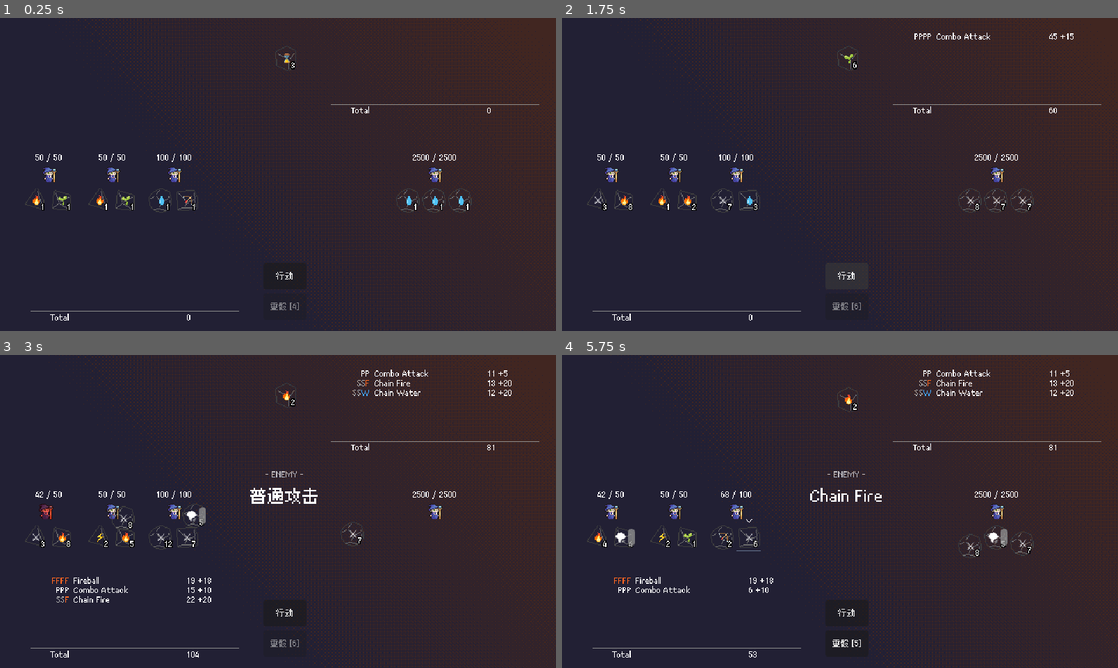
Above: before the commit, frames 1-4 (two rows, left to right).
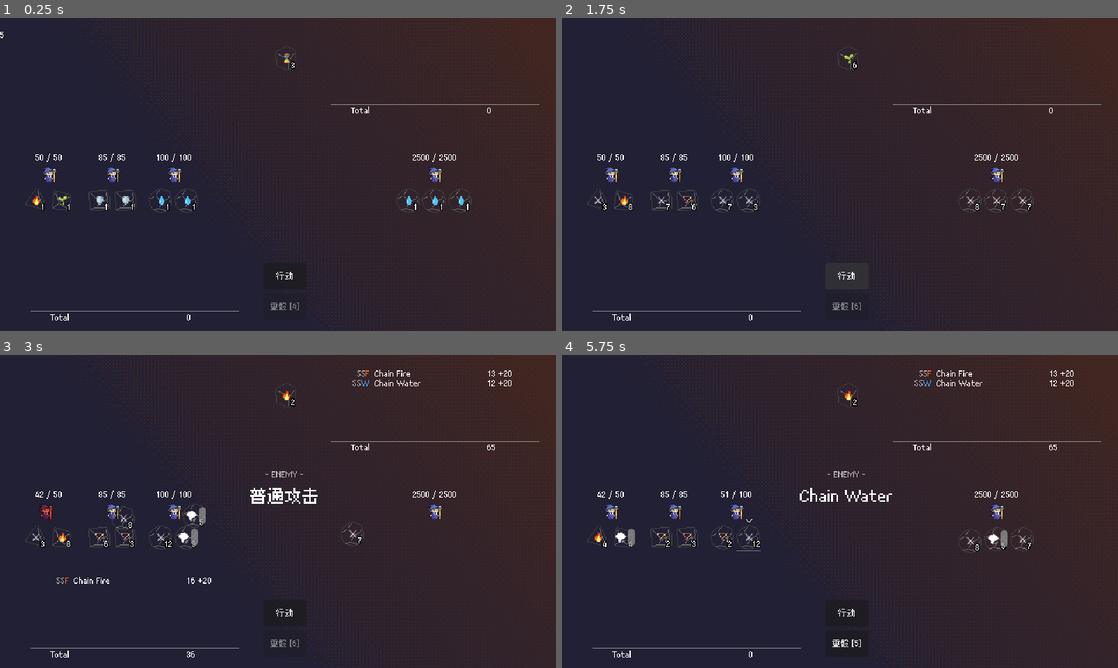
Above: after the commit, the same moments.

Repository: betairylia/DiceQuestPro
Game: Godot game, scene res://Prototyping/Prototype.tscn
Two runs of this game, one before a commit and one after it. Both use one fixed random seed, a clock stepped at 60 frames per second and the inputs below.
Inputs (mouse positions are in pixels of both pictures, inside the frame that each line leads up to):
- Up to frame 1 (0.25 s): no input
- Up to frame 2 (1.75 s): click "行动" at 0.5 s; click "行动" at 1.25 s
- Up to frame 3 (3 s): click "行动" at 2 s; move the mouse to (172, 492) at 2.77 s; click (172, 492) at 2.92 s
- Up to frame 4 (5.75 s): move the mouse to (723, 542) at 3.52 s; click (723, 542) at 3.67 s; click "重骰 [6]" at 4.25 s; move the mouse to (751, 542) at 5.02 s; click (751, 542) at 5.17 s

The runs differ from the first frame. In frame 1, 0.4% of the frame differs, in the area x 0-36%, y 4-63%; in frame 2, 0.5%; in frame 3, 0.9%; in frame 4, 1.6%, in the area x 9-92%, y 4-97%.

Commit message:
Checkpoint before popup text on damage/heal implementation
Co-Authored-By: Claude Opus 4.6 <noreply@anthropic.com>

Diff:
--- a/DataSheets/spells-Symbols.csv
+++ b/DataSheets/spells-Symbols.csv
@@ -8,4 +8,4 @@
 🌱,N
 👼,R
 ,
-⚪,P
+⚪,p
--- /dev/null
+++ b/Prototyping/Data/ElfArcherD10.tres
@@ -0,0 +1,9 @@
+[gd_resource type="Resource" script_class="DiceData" format=3 uid="uid://bb8jmruf03vix"]
+
+[ext_resource type="Script" uid="uid://dl5xgr47sh7i" path="res://Source/Core/Structs/dice_data.gd" id="1_fo27d"]
+
+[resource]
+script = ExtResource("1_fo27d")
+type = 3
+elements = Array[int]([9, 1, 1, 6, 9, 1, 0, 11, 13, 1])
+metadata/_custom_type_script = "uid://dl5xgr47sh7i"
--- a/Prototyping/Data/Fighter.tres
+++ b/Prototyping/Data/Fighter.tres
@@ -5,16 +5,9 @@
 [ext_resource type="Script" uid="uid://crdy3x714y4kr" path="res://Source/Core/Structs/mob_data.gd" id="2_b0ned"]
 [ext_resource type="Resource" uid="uid://c87emhw172smo" path="res://Prototyping/Data/ReviveD8.tres" id="3_75faw"]
 
-[sub_resource type="Resource" id="Resource_75faw"]
-script = ExtResource("1_vf382")
-type = 3
-digits = Array[int]([1, 2, 3, 4, 5, 6, 7, 8, 9, 10])
-elements = Array[int]([1, 0, 3, 1, 5, 0, 0, 1, 0, 0])
-metadata/_custom_type_script = "uid://dl5xgr47sh7i"
-
 [resource]
 script = ExtResource("2_b0ned")
 max_health = 100
-alive_dice = Array[ExtResource("1_vf382")]([ExtResource("2_75faw"), SubResource("Resource_75faw")])
+alive_dice = Array[ExtResource("1_vf382")]([ExtResource("2_75faw"), ExtResource("2_75faw")])
 dead_dice = Array[ExtResource("1_vf382")]([ExtResource("3_75faw")])
 metadata/_custom_type_script = "uid://crdy3x714y4kr"
--- a/Prototyping/Data/FighterD12.tres
+++ b/Prototyping/Data/FighterD12.tres
@@ -5,6 +5,5 @@
 [resource]
 script = ExtResource("1_jfumh")
 type = 4
-digits = Array[int]([1, 2, 3, 4, 5, 6, 7, 8, 9, 10, 11, 12])
 elements = Array[int]([3, 1, 0, 1, 5, 1, 0, 0, 5, 1, 0, 0])
 metadata/_custom_type_script = "uid://dl5xgr47sh7i"
--- a/Prototyping/Data/FireD4.tres
+++ b/Prototyping/Data/FireD4.tres
@@ -4,6 +4,5 @@
 
 [resource]
 script = ExtResource("1_0on2m")
-digits = Array[int]([1, 2, 3, 4])
 elements = Array[int]([2, 4, 0, 2])
 metadata/_custom_type_script = "uid://dl5xgr47sh7i"
--- a/Prototyping/Data/FireMage.tres
+++ b/Prototyping/Data/FireMage.tres
@@ -8,7 +8,6 @@
 [sub_resource type="Resource" id="Resource_02882"]
 script = ExtResource("1_dys4l")
 type = 2
-digits = Array[int]([1, 2, 3, 4, 5, 6, 7, 8])
 elements = Array[int]([6, 2, 4, 5, 2, 4, 6, 2])
 metadata/_custom_type_script = "uid://dl5xgr47sh7i"
 
--- a/Prototyping/Data/ReviveD8.tres
+++ b/Prototyping/Data/ReviveD8.tres
@@ -5,6 +5,5 @@
 [resource]
 script = ExtResource("1_svkkd")
 type = 2
-digits = Array[int]([1, 2, 3, 4, 5, 6, 7, 8])
 elements = Array[int]([7, 6, 8, 7, 8, 7, 8, 8])
 metadata/_custom_type_script = "uid://dl5xgr47sh7i"
--- a/Prototyping/HUD/SpellDetailView/spells_detail.gd
+++ b/Prototyping/HUD/SpellDetailView/spells_detail.gd
@@ -4,14 +4,31 @@
 const SPELL_ROW = preload("res://Prototyping/HUD/SpellDetailView/spell_row.tscn")
 
 const ELEMENT_COLORS = {
+	# Physical (white / silver)
 	Consts.Elements.Sword:   Color(0.67, 0.67, 0.67),
 	Consts.Elements.Bow:     Color(0.67, 0.67, 0.67),
+	Consts.Elements.Defense: Color(0.80, 0.80, 0.80),
+	# Fire (orange / red)
 	Consts.Elements.Fire:    Color(1.0,  0.40, 0.13),
+	# Water (blue)
 	Consts.Elements.Water:   Color(0.27, 0.67, 1.0),
+	Consts.Elements.Ice:     Color(0.53, 0.80, 1.0),
+	# Thunder (yellow)
 	Consts.Elements.Thunder: Color(1.0,  0.87, 0.0),
+	Consts.Elements.Radiant: Color(1.0,  0.93, 0.47),
+	# Nature (green)
+	Consts.Elements.Nature:  Color(0.27, 0.80, 0.27),
+	Consts.Elements.Forest:  Color(0.13, 0.60, 0.33),
+	Consts.Elements.Heal:    Color(0.47, 0.93, 0.47),
+	# Dark (violet / crimson)
+	Consts.Elements.Dark:    Color(0.40, 0.13, 0.53),
+	Consts.Elements.Poison:  Color(0.60, 0.20, 0.60),
+	Consts.Elements.Blood:   Color(0.67, 0.13, 0.20),
+	# Wind
 	Consts.Elements.Wind:    Color(0.67, 0.87, 1.0),
-	Consts.Elements.Nature:  Color(0.27, 0.80, 0.27),
-	Consts.Elements.Revive:  Color(0.27, 0.80, 0.27),
+	# Special
+	Consts.Elements.Idle:    Color(0.50, 0.50, 0.50),
+	Consts.Elements.Revive:  Color(0.47, 0.93, 0.47),
 }
 
 @onready var _container := $ScrollContainer/SpellDetailContainer
--- a/Prototyping/HUD/pixelated_outline.tres
+++ b/Prototyping/HUD/pixelated_outline.tres
@@ -4,6 +4,8 @@
 
 [resource]
 Button/font_sizes/font_size = 12
+Label/font_sizes/font_size = 10
+Label/fonts/font = ExtResource("1_fw6et")
 RichTextLabel/constants/outline_size = 3
 RichTextLabel/font_sizes/normal_font_size = 10
 RichTextLabel/fonts/normal_font = ExtResource("1_fw6et")
--- /dev/null
+++ b/Prototyping/Nodes/popup_text.gd
@@ -0,0 +1,33 @@
+extends Label
+
+
+@export var acc: Vector2 = Vector2(0, 600)
+@export var fade_start: float = 0.6
+@export var fade_end: float = 0.75
+var velocity: Vector2 = Vector2(0, 0)
+var lifespan: float = 0
+
+const LEFT: Vector2 = Vector2(-80, -200)
+const RIGHT: Vector2 = Vector2(80, -200)
+
+func setup(s: String, v: Vector2) -> void:
+	text = s
+	velocity = v
+
+
+# Called when the node enters the scene tree for the first time.
+func _ready() -> void:
+	# velocity = Vector2(80, -200)
+	lifespan = 0
+
+
+# Called every frame. 'delta' is the elapsed time since the previous frame.
+func _process(delta: float) -> void:
+	velocity += acc * delta
+	set_position(position + velocity * delta)
+
+	lifespan += delta
+	if lifespan >= fade_start:
+		add_theme_color_override("font_color", Color(1.0, 1.0, 1.0, clamp((fade_end - lifespan) / (fade_end - fade_start), 0.0, 1.0)))
+	if lifespan >= fade_end:
+		queue_free()
--- /dev/null
+++ b/Prototyping/Nodes/popup_text.tscn
@@ -0,0 +1,16 @@
+[gd_scene format=3 uid="uid://dqpsitkacaskp"]
+
+[ext_resource type="Theme" uid="uid://cgvt6jxr2t5d6" path="res://Prototyping/HUD/pixelated_outline.tres" id="1_w6s6s"]
+[ext_resource type="Script" uid="uid://c70ufguaf08ma" path="res://Prototyping/Nodes/popup_text.gd" id="2_gbx6p"]
+
+[node name="PopupText" type="Label" unique_id=383252843]
+offset_left = 117.0
+offset_top = 67.0
+offset_right = 147.0
+offset_bottom = 83.0
+pivot_offset = Vector2(15, 8)
+theme = ExtResource("1_w6s6s")
+text = "25"
+horizontal_alignment = 1
+vertical_alignment = 1
+script = ExtResource("2_gbx6p")
--- a/Prototyping/Nodes/rollable_dice.gd
+++ b/Prototyping/Nodes/rollable_dice.gd
@@ -48,7 +48,7 @@
 func Roll() -> DiceResult:
 	assert(dice_data != null, "RollableDice: call setup() before Roll()")
 
-	var face_count: int = dice_data.digits.size()
+	var face_count: int = dice_data.face_count()
 	var rolled_index: int = randi() % face_count
 	var is_extreme: bool  = rolled_index == face_count - 1
 
@@ -63,7 +63,7 @@
 	_show_face(rolled_index)
 
 	var result: DiceResult = DiceResult.new(
-		dice_data.digits[rolled_index],
+		dice_data.get_digit(rolled_index),
 		dice_data.elements[rolled_index],
 		is_extreme
 	)
@@ -77,7 +77,7 @@
 
 
 func _show_face(index: int) -> void:
-	number_label.text  = str(dice_data.digits[index])
+	number_label.text  = str(dice_data.get_digit(index))
 	var elem_index: int = index % dice_data.elements.size()
 	element_label.text  = Consts.SYMBOLS[dice_data.elements[elem_index]]
 
--- a/Prototyping/Prototype.tscn
+++ b/Prototyping/Prototype.tscn
@@ -19,19 +19,28 @@
 [ext_resource type="Resource" uid="uid://cyuo7midsopjl" path="res://Prototyping/Data/Spells/ChainWind.tres" id="10_wm1of"]
 [ext_resource type="Resource" uid="uid://dmw18uk62kvgp" path="res://Prototyping/Data/Spells/Thunders.tres" id="11_4n6si"]
 [ext_resource type="PackedScene" uid="uid://ctf70ay22bp3p" path="res://Prototyping/Nodes/RollableDice.tscn" id="12_fro8r"]
+[ext_resource type="Resource" uid="uid://bb8jmruf03vix" path="res://Prototyping/Data/ElfArcherD10.tres" id="15_mpsw7"]
 [ext_resource type="Script" uid="uid://dl5xgr47sh7i" path="res://Source/Core/Structs/dice_data.gd" id="16_icd36"]
+[ext_resource type="Resource" uid="uid://c87emhw172smo" path="res://Prototyping/Data/ReviveD8.tres" id="16_wm1of"]
+[ext_resource type="PackedScene" uid="uid://dqpsitkacaskp" path="res://Prototyping/Nodes/popup_text.tscn" id="23_wm1of"]
+
+[sub_resource type="Resource" id="Resource_4n6si"]
+script = ExtResource("2_544xo")
+max_health = 85
+alive_dice = Array[ExtResource("16_icd36")]([ExtResource("15_mpsw7"), ExtResource("15_mpsw7")])
+dead_dice = Array[ExtResource("16_icd36")]([ExtResource("16_wm1of")])
+metadata/_custom_type_script = "uid://crdy3x714y4kr"
 
 [sub_resource type="Resource" id="Resource_w0thr"]
 script = ExtResource("16_icd36")
 type = 1
-digits = Array[int]([1, 2, 3, 4, 5, 6])
 elements = Array[int]([7, 2, 7, 0, 7, 6])
 metadata/_custom_type_script = "uid://dl5xgr47sh7i"
 
 [node name="Prototype" type="Node" unique_id=894070372]
 script = ExtResource("1_c6oeu")
 spells = Array[ExtResource("2_5couh")]([ExtResource("3_fro8r"), ExtResource("4_tq74n"), ExtResource("5_lo0wb"), ExtResource("6_lo0wb"), ExtResource("7_icd36"), ExtResource("8_w0thr"), ExtResource("9_mpsw7"), ExtResource("10_wm1of"), ExtResource("11_4n6si")])
-playersData = Array[ExtResource("2_544xo")]([ExtResource("3_5couh"), ExtResource("3_eo8vy"), ExtResource("3_eo8vy")])
+playersData = Array[ExtResource("2_544xo")]([ExtResource("3_5couh"), SubResource("Resource_4n6si"), ExtResource("3_eo8vy")])
 enemiesData = Array[ExtResource("2_544xo")]([ExtResource("7_epufo")])
 envDie = SubResource("Resource_w0thr")
 
@@ -60,6 +69,12 @@
 [node name="EnvironmentDice" parent="." unique_id=1803946193 instance=ExtResource("12_fro8r")]
 position = Vector2(329, 47)
 
+[node name="PopupText" parent="." unique_id=383252843 instance=ExtResource("23_wm1of")]
+offset_left = -15.0
+offset_top = -8.0
+offset_right = 15.0
+offset_bottom = 8.0
+
 [connection signal="enemy_spell_updated" from="." to="CombatHud" method="_on_prototype_enemy_spell_updated"]
 [connection signal="phase_entered" from="." to="CombatHud" method="_on_prototype_phase_entered"]
 [connection signal="player_spell_updated" from="." to="CombatHud" method="_on_prototype_player_spell_updated"]
--- a/Source/Core/Structs/dice_data.gd
+++ b/Source/Core/Structs/dice_data.gd
@@ -2,5 +2,24 @@
 class_name DiceData
 
 @export var type: Consts.DiceType
-@export var digits: Array[int]
+@export var bonus: int = 0
 @export var elements: Array[Consts.Elements]
+
+
+## Number of faces for this dice type.
+func face_count() -> int:
+	return (type + 2) * 2
+
+
+## The digit on a given face (0-indexed). Base is (index + 1) + bonus.
+func get_digit(index: int) -> int:
+	return index + 1 + bonus
+
+
+## All digits as an array, e.g. [1,2,3,4] for a D4 with bonus 0.
+func get_digits() -> Array[int]:
+	var result: Array[int] = []
+	var n := face_count()
+	for i in n:
+		result.append(get_digit(i))
+	return result
--- a/Source/Core/consts.gd
+++ b/Source/Core/consts.gd
@@ -10,15 +10,23 @@
 }
 
 enum Elements {
-	Sword,
-	Bow,
-	Fire,
-	Water,
-	Thunder,
-	Wind,
-	Nature,
-	Idle,
-	Revive,
+	Sword   = 0,
+	Bow     = 1,
+	Defense = 9,
+	Fire    = 2,
+	Water   = 3,
+	Ice		= 11,
+	Thunder = 4,
+	Radiant	= 12,
+	Nature  = 6,
+	Forest  = 13,
+	Heal	= 14,
+	Dark    = 10,
+	Poison	= 15,
+	Blood	= 16,
+	Wind    = 5,
+	Idle    = 7,
+	Revive  = 8,
 }
 
 enum DamageType{
@@ -28,25 +36,41 @@
 }
 
 const SYMBOLS = {
-	Elements.Sword: "⚔️",
-	Elements.Bow: "🏹",
-	Elements.Fire: "🔥",
-	Elements.Water: "💧",
+	Elements.Sword:   "⚔️",
+	Elements.Bow:     "🏹",
+	Elements.Defense: "🛡️",
+	Elements.Fire:    "🔥",
+	Elements.Water:   "💧",
+	Elements.Ice:     "❄️",
 	Elements.Thunder: "⚡",
-	Elements.Wind: "🌪",
-	Elements.Nature: "🌱",
-	Elements.Idle: "⌛",
-	Elements.Revive: "👼",
+	Elements.Radiant: "✨",
+	Elements.Nature:  "🌱",
+	Elements.Forest:  "🌲",
+	Elements.Heal:    "💚",
+	Elements.Dark:    "🌑",
+	Elements.Poison:  "☠️",
+	Elements.Blood:   "🩸",
+	Elements.Wind:    "🌪",
+	Elements.Idle:    "⌛",
+	Elements.Revive:  "👼",
 }
 
 const SHORTHANDS = {
 	Elements.Sword:   "S",
-	Elements.Bow:	  "B",
+	Elements.Bow:     "B",
+	Elements.Defense: "D",
 	Elements.Fire:    "F",
 	Elements.Water:   "W",
+	Elements.Ice:     "I",
 	Elements.Thunder: "T",
+	Elements.Radiant: "L",
+	Elements.Nature:  "N",
+	Elements.Forest:  "G",
+	Elements.Heal:    "H",
+	Elements.Dark:    "K",
+	Elements.Poison:  "P",
+	Elements.Blood:   "X",
 	Elements.Wind:    "A",
-	Elements.Nature:  "N",
 	Elements.Idle:    "_",
 	Elements.Revive:  "R",
 }
@@ -54,6 +78,11 @@
 # Category shorthands — each maps to multiple elements it accepts.
 # A category char in a pattern means "any element from this list".
 const CATEGORIES = {
-	"P": [Elements.Sword, Elements.Bow],  # Physical — add Bow etc. later
-	"M": [Elements.Fire, Elements.Water, Elements.Thunder, Elements.Wind, Elements.Nature],  # Magical
+	"p": [Elements.Sword, Elements.Bow, Elements.Defense],  # Physical and variants, mainly white
+	"f": [Elements.Fire],  # Fire and some variants that I currently have no idea yet, red color
+	"w": [Elements.Water, Elements.Ice],  # Water and variants, blue color
+	"t": [Elements.Thunder, Elements.Radiant],   # Thunder and variants, yellow
+	"n": [Elements.Nature, Elements.Forest, Elements.Heal],   # Nature and variants, green
+	"d": [Elements.Dark, Elements.Poison, Elements.Blood],   # Dark, near-black violet / crimson / red -ish
+	"m": [Elements.Fire, Elements.Water, Elements.Thunder, Elements.Wind, Elements.Nature],  # Magical
 }
Not shown, added: Prototyping/Nodes/popup_text.gd.uid
Not shown, changed: DataSheets/Spells.fods
